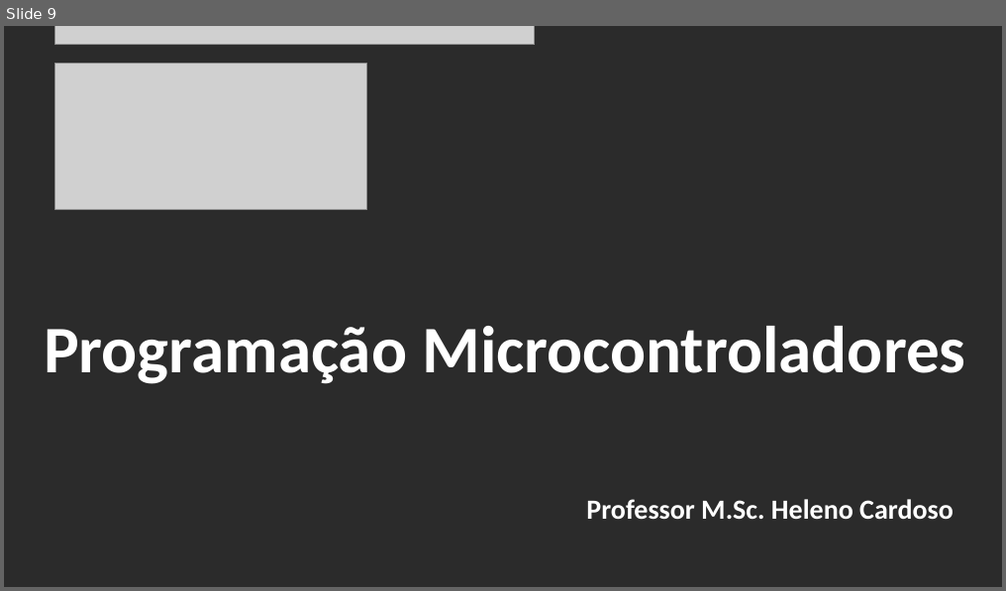
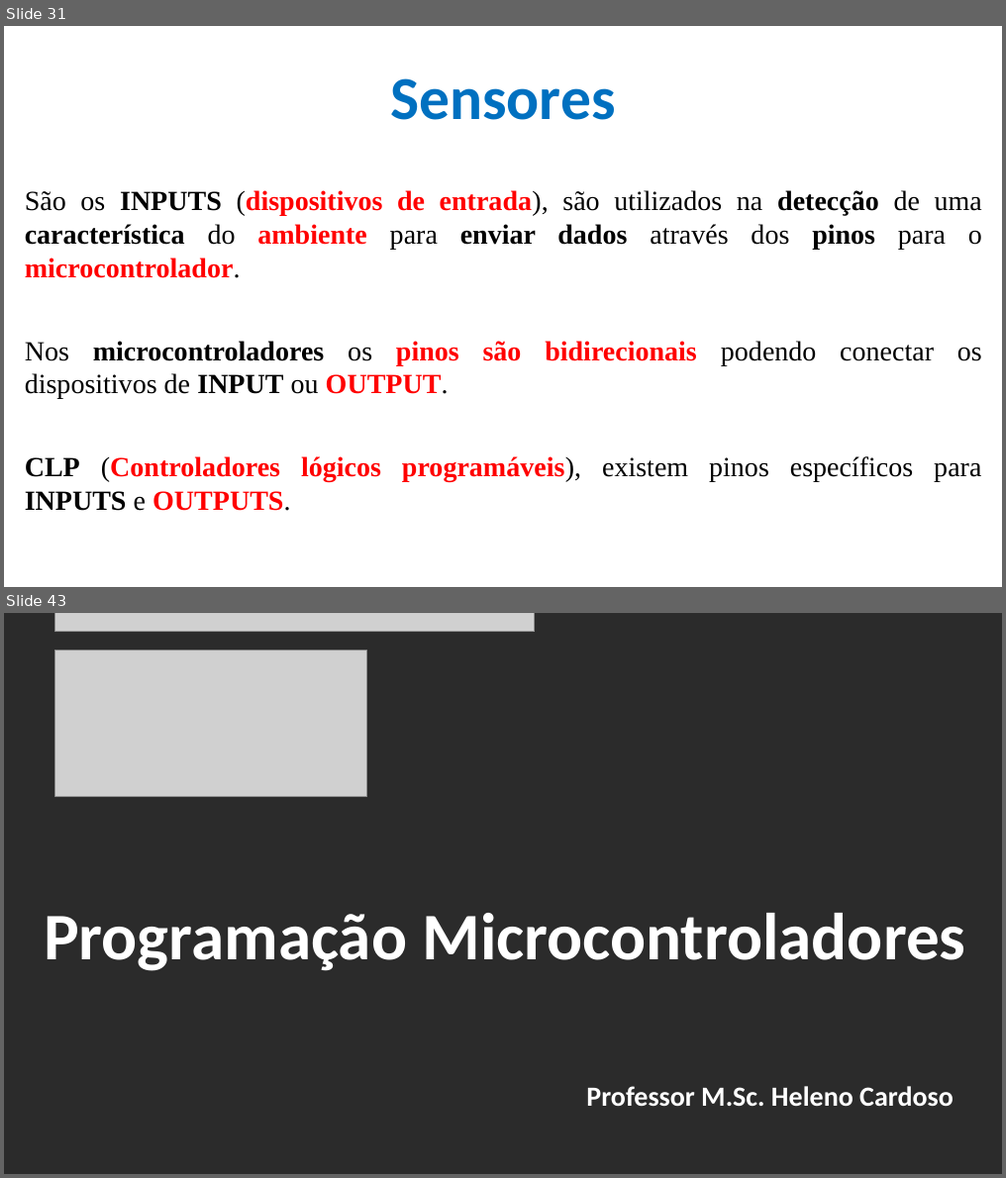
Before and after one commit to CloudEducationBrazil/WydenArea1ProgramacaoMicrocontroladores, a slide deck: 01 Classes/Aula 07 - Programação Microcontroladores - Periféricos Externos- Protocolos Sensores e Atuadores.pptx. Shown one above the other, each under a label of ours: slide 9 before the commit, slides 31 and 43 after it; the slides between them are not shown. The pictures are 1006x591 and 1006x1178 pixels, drawn with LibreOffice and Linux fonts; fonts in the diff are those of the drawing; grey boxes stand for pictures; background and template pictures are left out; a plain dark background stands for a picture behind light text. Boxes give left, top, right and bottom in pixels: in the first picture for what was removed or moved away, otherwise in the second. Text is boxed around its words. In the diff, an @@ line names an element or a change of style, - is before the commit and + after.

Commit message:
Aula 07 Microcontroladores 17maio2023

```diff
--- a/01 Classes/Aula 07 - Programação Microcontroladores - Periféricos Externos- Protocolos Sensores e Atuadores.pptx
+++ b/01 Classes/Aula 07 - Programação Microcontroladores - Periféricos Externos- Protocolos Sensores e Atuadores.pptx
@@ slide 31 added at [4,26,1002,587], background picture (left out) @@
@@ title added at [390,78,615,120], 44 pt, text #0070C0, bold @@
+Sensores
@@ text added at [25,190,982,511], 20 pt, text #000000, bold @@
+São os INPUTS (dispositivos de entrada), são utilizados na detecção de uma característica do ambiente para enviar dados através dos pinos para o microcontrolador.
+Nos microcontroladores os pinos são bidirecionais podendo conectar os dispositivos de INPUT ou OUTPUT.
+CLP (Controladores lógicos programáveis), existem pinos específicos para INPUTS e OUTPUTS.
@@ what was slide 9 is now slide 43 @@
```
Also in this commit, not shown: 6 slides changed, 33 other slides added, 5 other files.
